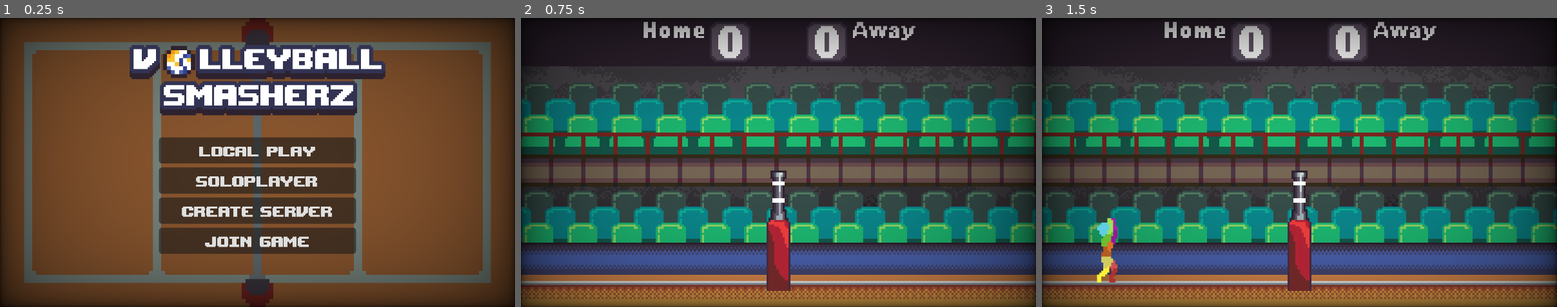
Above: before the commit, frames 1-3 (left to right).
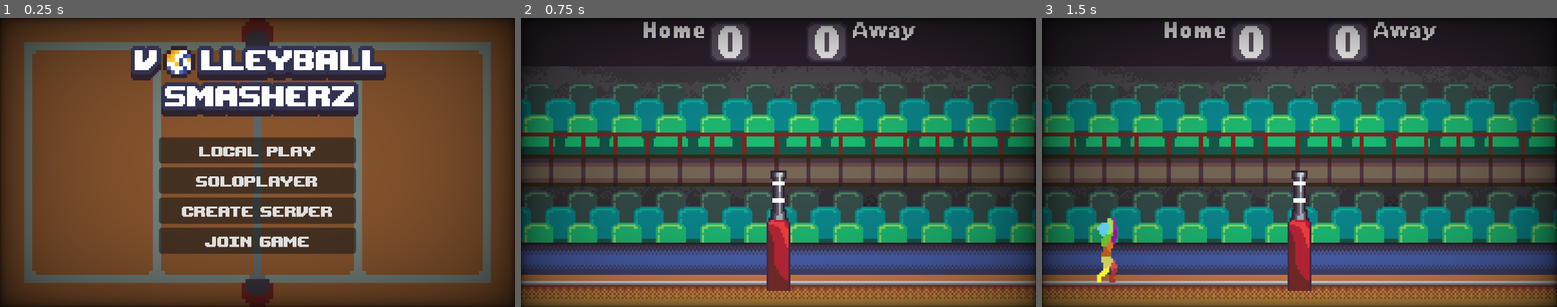
Above: after the commit, the same moments.

Repository: wonderdip/Arcade-Game
Game: Godot game, scene res://Scenes/Menus/title_screen.tscn
The game is run twice, just before and just after one commit, with the same random seed, the same clock (stepped at 60 frames per second) and the same inputs.
Inputs:
- Up to frame 1 (0.25 s): no input
- Up to frame 2 (0.75 s): click "Local Play" at 0.5 s
- Up to frame 3 (1.5 s): tap Enter at 1.25 s; hold D (right) from 1.28 s (still down); hold F (set) from 1.28 s (still down)

The runs differ from the first frame. In frame 1, 2.5% of the frame differs, in the area x 25-75%, y 9-35%; in frame 2, nothing differs; in frame 3, nothing differs.

Commit message:
added offset to be pixel perfect

Diff:
--- a/Scenes/Menus/title_screen.tscn
+++ b/Scenes/Menus/title_screen.tscn
@@ -74,6 +74,7 @@
 [node name="Title" type="Sprite2D" parent="."]
 position = Vector2(0, -41)
 texture = ExtResource("7_5l772")
+offset = Vector2(0.5, 0.5)
 
 [node name="Ball" type="Sprite2D" parent="Title"]
 position = Vector2(-39, -9)
